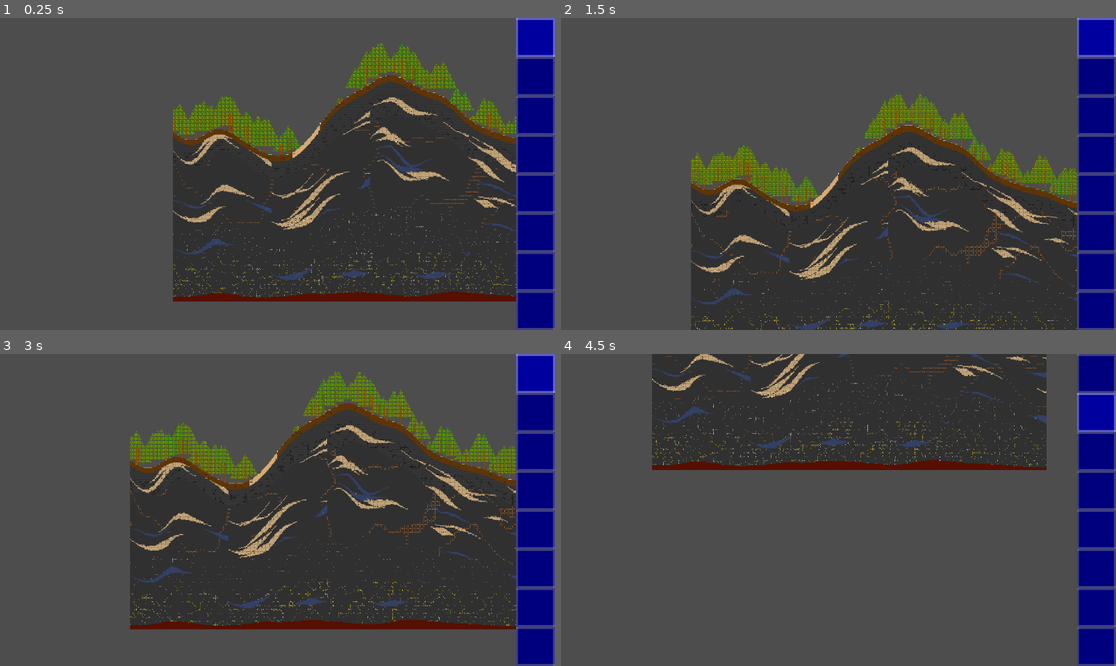
Above: before the commit, frames 1-4 (two rows, left to right).
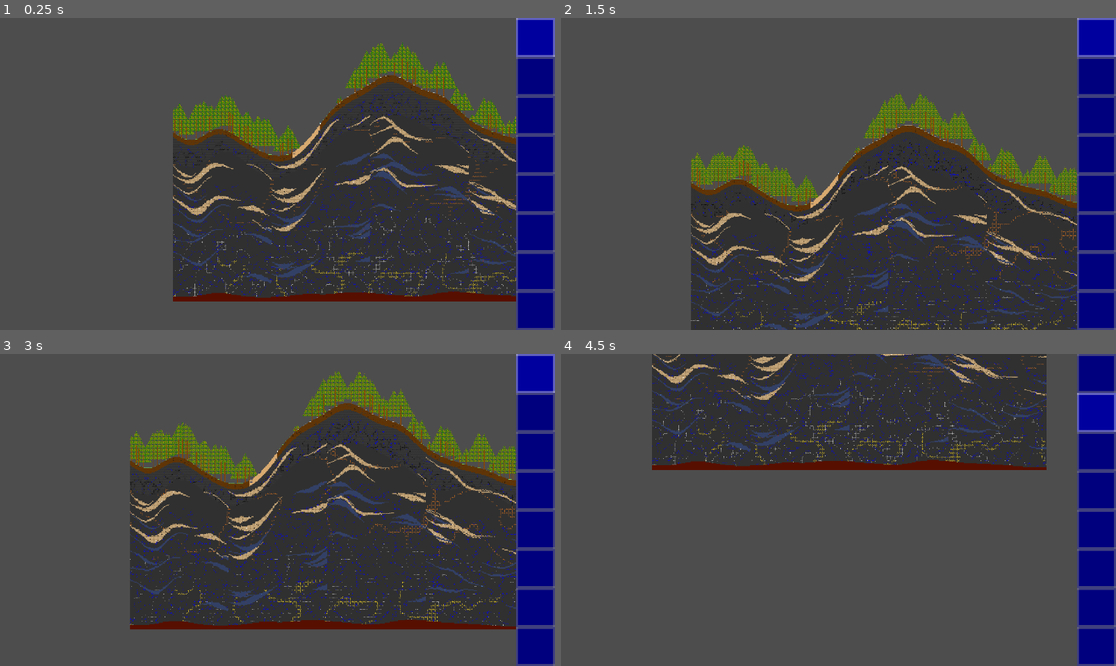
Above: after the commit, the same moments.

Repository: TwigGlenn4/BlockForge
Game: Godot game, scene res://scenes/GameScene/game_scene.tscn
The game is run twice, just before and just after one commit, with the same random seed, the same clock (stepped at 60 frames per second) and the same inputs.
Inputs (mouse positions are in pixels of both pictures, inside the frame that each line leads up to):
- Up to frame 1 (0.25 s): no input
- Up to frame 2 (1.5 s): click (1093, 36) at 0.52 s; click (1093, 36) at 1.27 s
- Up to frame 3 (3 s): click (532, 372) at 2.02 s; tap Enter (ui_accept) at 2.75 s; move the mouse to (399, 494) at 2.77 s; hold Down (camera_pan_down) from 2.78 s (still down)
- Up to frame 4 (4.5 s): tap Enter (ui_accept) at 3.02, 3.77, 4.25 s; move the mouse to (727, 525) at 3.52 s; release Down (camera_pan_down) at 3.53 s; tap Left (camera_pan_left) at 3.6 s; move the mouse to (894, 441) at 4.27 s; hold Right (camera_pan_right) from 4.28 s (still down)

The runs differ from the first frame. In frame 1, 7.2% of the frame differs, in the area x 31-93%, y 22-90%; in frame 2, 7.2%; in frame 3, 7.5%, in the area x 23-93%, y 19-88%; in frame 4, 5.2%.

Commit message:
Filled the world with layers and ores.
Co-authored-by: Cursor <cursoragent@cursor.com>

Diff:
--- a/classes/worldgen_v2.gd
+++ b/classes/worldgen_v2.gd
@@ -234,8 +234,6 @@
 		var num_lenses: int = int(cfg.get("number_of_lenses", 1))
 		var thick_min: int = int(cfg.get("thickness_min", 2))
 		var thick_max: int = int(cfg.get("thickness_max", 6))
-		var boost: float = float(cfg.get("band_center_boost", 1.0))
-		var rarity: float = float(cfg.get("rarity", 0.5))
 		var seg_min: int = int(cfg.get("segment_length_min", 30))
 		var seg_max: int = int(cfg.get("segment_length_max", 200))
 		var gap_min: int = int(cfg.get("gap_min", 8))
@@ -246,9 +244,6 @@
 		for _lens in num_lenses:
 			var x := 0
 			while x < Chunk.WIDTH:
-				if rng.randf() > rarity:
-					x += rng.randi_range(4, 16)
-					continue
 				var seg_len: int = rng.randi_range(seg_min, seg_max)
 				var base_thick: float = rng.randf_range(thick_min, thick_max)
 				# Per-lens random depth within [height_min, height_max]
@@ -265,8 +260,7 @@
 					# taper: 0 at ends, 1 at center
 					var t: float = float(lx) / float(maxi(seg_len - 1, 1))
 					var taper: float = 1.0 - absf(2.0 * t - 1.0)
-					var gauss: float = exp(-pow((t - 0.5) * 3.0, 2.0))
-					var thickness: int = int(round(base_thick * taper * (1.0 + (boost - 1.0) * gauss)))
+					var thickness: int = int(round(base_thick * taper))
 					thickness = clampi(thickness, 1, thick_max)
 
 					var nwarp: float = noise.layers.get_noise_2d(chunk_num * Chunk.WIDTH + cx, lens_center_f * 100.0 + float(_lens) * 17.0) * warp
Not shown, changed: data/chunky_filling.yaml
